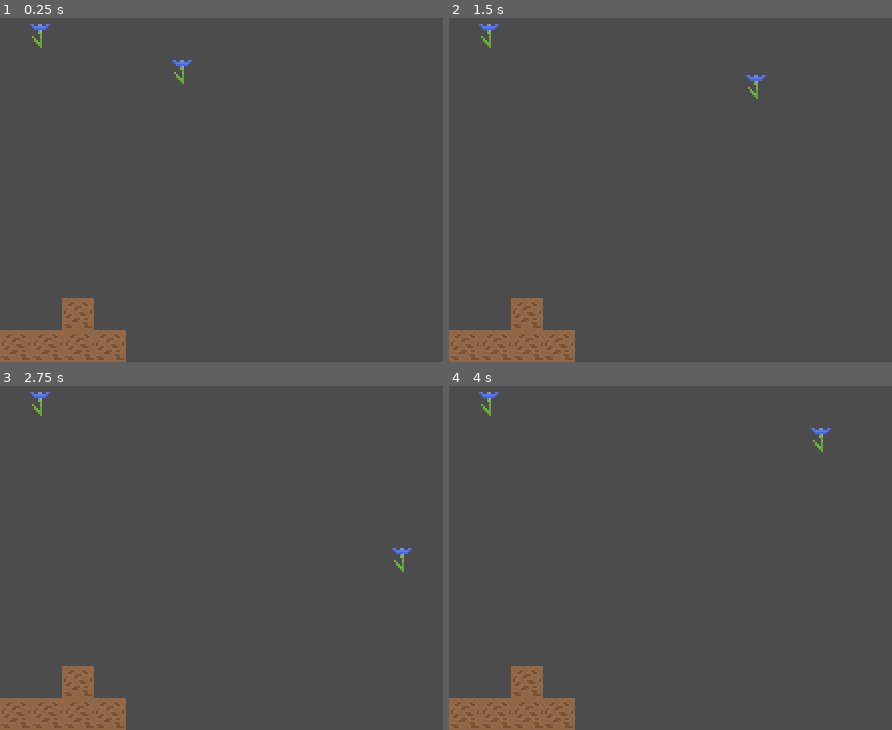
Above: before the commit, frames 1-4 (two rows, left to right).
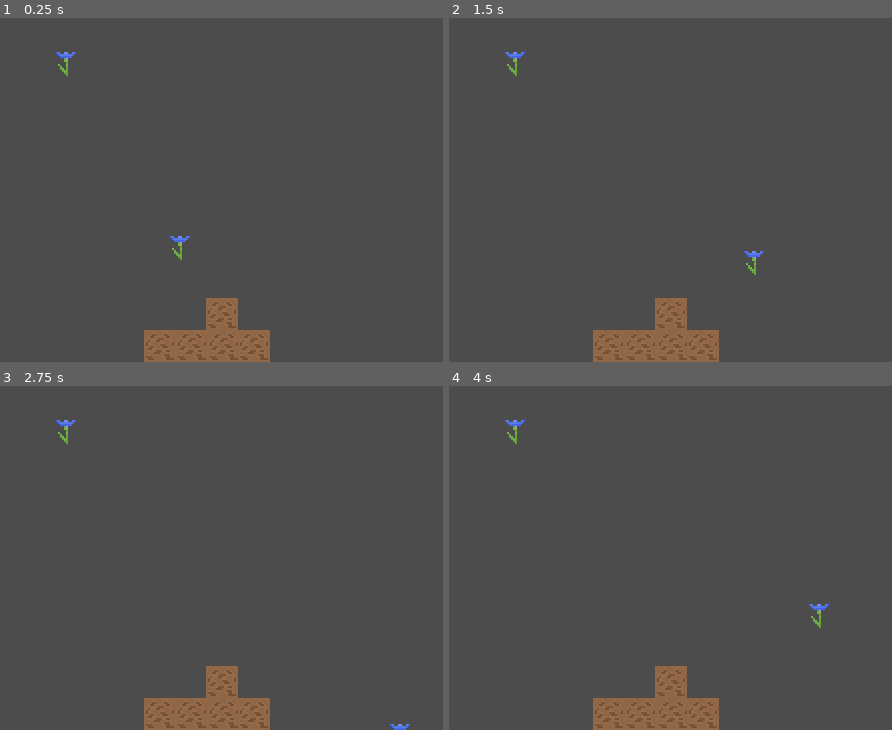
Above: after the commit, the same moments.

Repository: SilkRose/Roll-Pony-Game
Game: Godot game, scene res://World.tscn
The game is run twice, just before and just after one commit, with the same random seed, the same clock (stepped at 60 frames per second) and the same inputs.
Inputs:
- Up to frame 1 (0.25 s): no input
- Up to frame 2 (1.5 s): tap Enter at 0.5 s; hold Right (ui_right) 0.53-1.28 s; hold Down (ui_down) from 1.28 s (still down)
- Up to frame 3 (2.75 s): release Down (ui_down) at 2.03 s; hold Right (ui_right) from 2.03 s (still down)
- Up to frame 4 (4 s): release Right (ui_right) at 2.78 s; hold Up (ui_up) 2.78-3.53 s; hold Left (ui_left) from 3.53 s (still down)

The runs differ from the first frame. In frame 1, 7.0% of the frame differs, in the area x 0-61%, y 1-100%; in frame 2, 7.0%; in frame 3, 7.0%; in frame 4, 7.0%.

Commit message:
Make player a scene. move test platform

Diff:
--- /dev/null
+++ b/Player.tscn
@@ -0,0 +1,20 @@
+[gd_scene load_steps=4 format=2]
+
+[ext_resource path="res://Player.gd" type="Script" id=1]
+[ext_resource path="res://assets/cornflower.png" type="Texture" id=2]
+
+[sub_resource type="CapsuleShape2D" id=1]
+radius = 6.0
+height = 0.0
+
+[node name="Player" type="KinematicBody2D"]
+script = ExtResource( 1 )
+__meta__ = {
+"_edit_group_": true
+}
+
+[node name="Sprite" type="Sprite" parent="."]
+texture = ExtResource( 2 )
+
+[node name="CollisionShape2D" type="CollisionShape2D" parent="."]
+shape = SubResource( 1 )
--- a/World.tscn
+++ b/World.tscn
@@ -1,12 +1,8 @@
-[gd_scene load_steps=6 format=2]
+[gd_scene load_steps=5 format=2]
 
 [ext_resource path="res://assets/cornflower.png" type="Texture" id=1]
-[ext_resource path="res://Player.gd" type="Script" id=2]
+[ext_resource path="res://Player.tscn" type="PackedScene" id=2]
 [ext_resource path="res://assets/dirt.png" type="Texture" id=3]
-
-[sub_resource type="CapsuleShape2D" id=1]
-radius = 6.0
-height = 0.0
 
 [sub_resource type="CapsuleShape2D" id=2]
 radius = 7.0
@@ -14,20 +10,11 @@
 
 [node name="World" type="Node2D"]
 
-[node name="Player" type="KinematicBody2D" parent="."]
-position = Vector2( 91, 33 )
-script = ExtResource( 2 )
-__meta__ = {
-"_edit_group_": true
-}
-
-[node name="Sprite" type="Sprite" parent="Player"]
-texture = ExtResource( 1 )
-
-[node name="CollisionShape2D" type="CollisionShape2D" parent="Player"]
-shape = SubResource( 1 )
+[node name="Player" parent="." instance=ExtResource( 2 )]
+position = Vector2( 90, 121 )
 
 [node name="StaticBody2D" type="StaticBody2D" parent="."]
+position = Vector2( 13, 14 )
 
 [node name="Cornflower" type="Sprite" parent="StaticBody2D"]
 position = Vector2( 20, 15 )
@@ -38,7 +25,7 @@
 shape = SubResource( 2 )
 
 [node name="StaticBody2D2" type="StaticBody2D" parent="."]
-position = Vector2( 0, 164 )
+position = Vector2( 72, 164 )
 
 [node name="CollisionPolygon2D" type="CollisionPolygon2D" parent="StaticBody2D2"]
 polygon = PoolVector2Array( 0, 0, 31, 0, 31, -16, 47, -16, 47, 0, 63, 0, 63, 16, 0, 16 )
